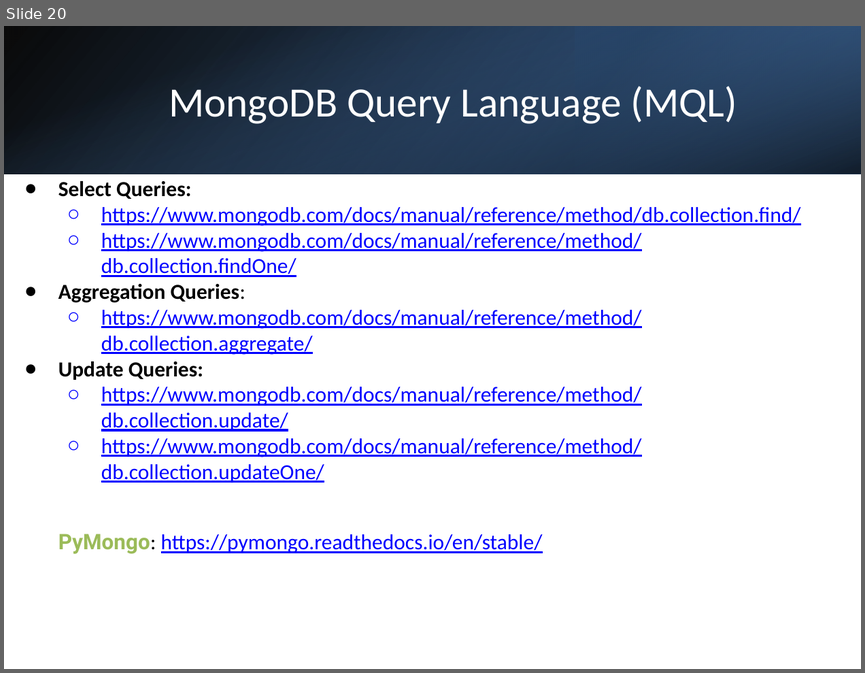
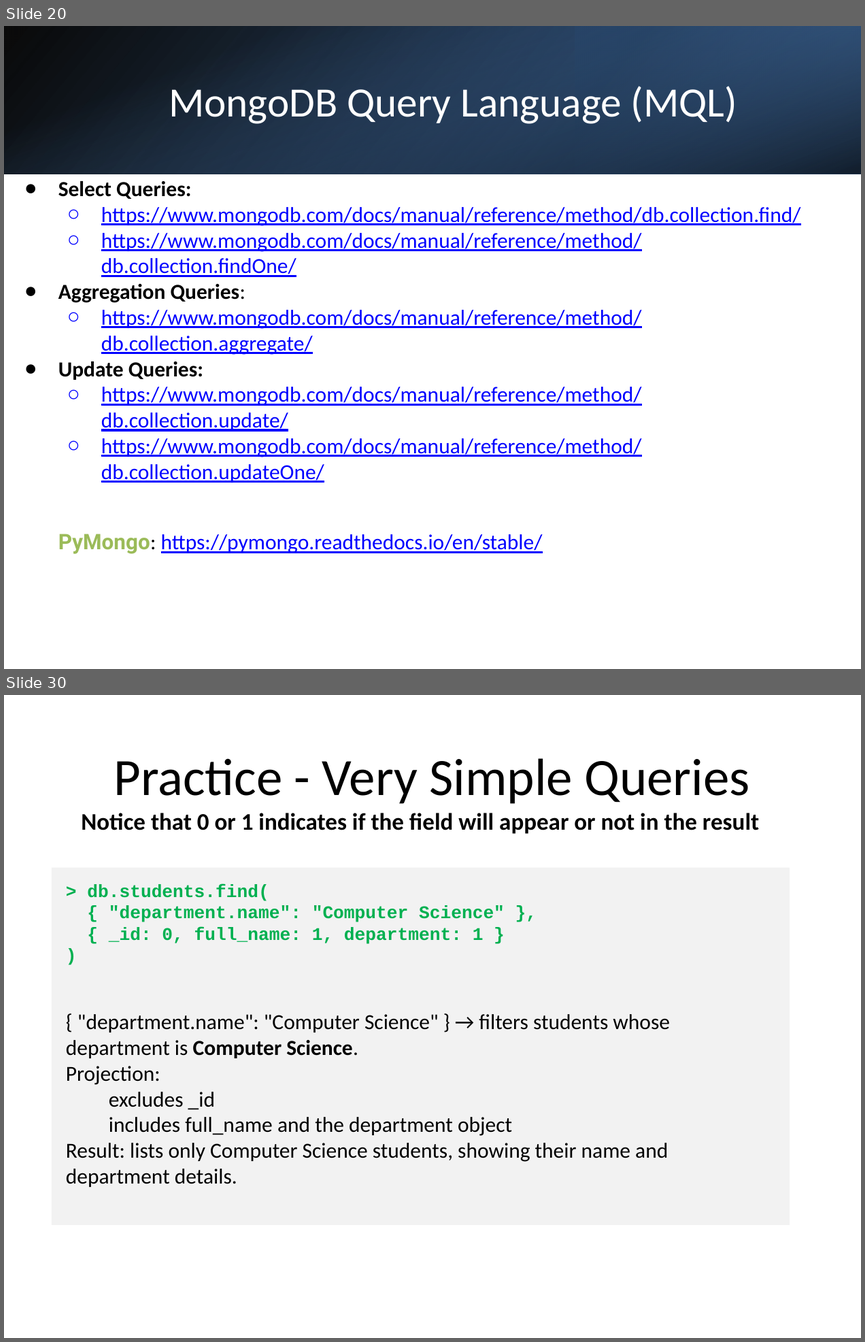
Before and after one commit to tgvp/Data-Eng, a slide deck: rsc/4-NoSQL.pptx. Shown one above the other, each under a label of ours: slide 20 before the commit, slides 20 and 30 after it; the slides between them are not shown. The pictures are 865x673 and 865x1342 pixels, drawn with LibreOffice and Linux fonts; fonts in the diff are those of the drawing. Boxes give left, top, right and bottom in pixels: in the first picture for what was removed or moved away, otherwise in the second. Text is boxed around its words. In the diff, an @@ line names an element or a change of style, - is before the commit and + after.

```diff
--- a/rsc/4-NoSQL.pptx
+++ b/rsc/4-NoSQL.pptx
@@ slide 30 added at [4,695,861,1338], background #FFFFFF @@
@@ title added at [113,758,750,804], 44 pt, text #000000 @@
+Practice - Very Simple Queries
@@ text added at [81,813,759,834], 20 pt, text #000000, bold @@
+Notice that 0 or 1 indicates if the field will appear or not in the result
@@ rectangle added at [52,867,789,1225], fill #F2F2F2, 18 pt, text #000000 @@
+> db.students.find(
+{ "department.name": "Computer Science" },
+{ _id: 0, full_name: 1, department: 1 }
+)
+{ "department.name": "Computer Science" } → filters students whose department is Computer Science.
+Projection:
+  excludes _id
+  includes full_name and the department object
+Result: lists only Computer Science students, showing their name and department details.
```
Also in this commit, not shown: 13 other slides added.
